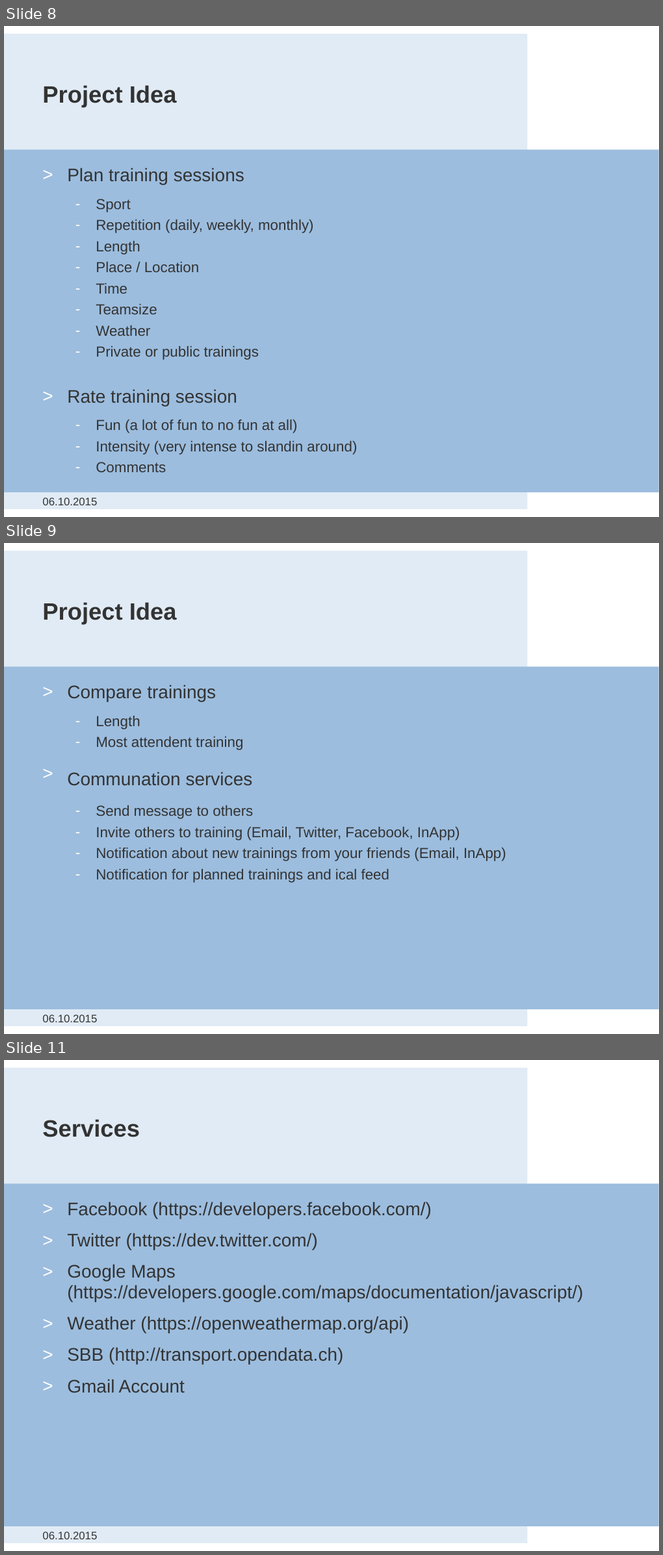
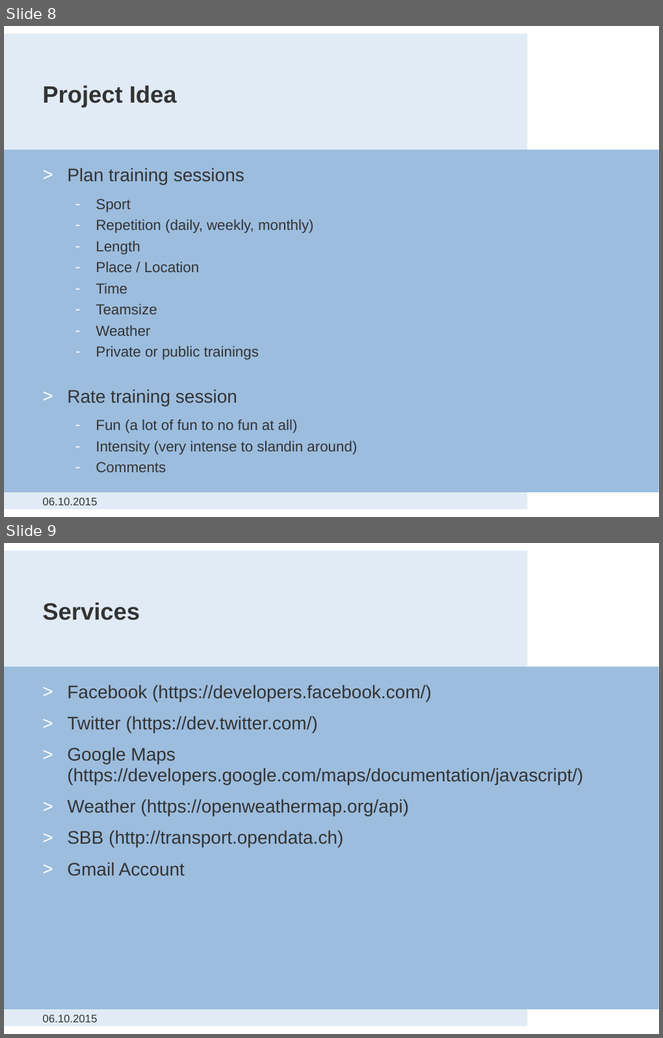
Before and after one commit to ASE15/Sporticide, a slide deck: presentations/ASE_ppt01.pptx. Shown one above the other, each under a label of ours: slides 8, 9 and 11 before the commit, slides 8 and 9 after it; the slides between them are not shown. The pictures are 663x1555 and 663x1038 pixels, drawn with LibreOffice and Linux fonts; fonts in the diff are those of the drawing; background and template pictures are left out. Boxes give left, top, right and bottom in pixels: in the first picture for what was removed or moved away, otherwise in the second. Text is boxed around its words. In the diff, an @@ line names an element or a change of style, - is before the commit and + after.

```diff
--- a/presentations/ASE_ppt01.pptx
+++ b/presentations/ASE_ppt01.pptx
@@ slide 9 removed at box(4, 543, 659, 1034), background #FFFFFF; not listed: 2 template elements that a slide beside it also shows @@
@@ title removed at box(42, 602, 177, 625) @@
-Project Idea
@@ text removed at box(67, 685, 506, 883) @@
-> Compare trainings
-  – Length
-  – Most attendent training
-> Communation services
-  – Send message to others
-  – Invite others to training (Email, Twitter, Facebook, InApp)
-  – Notification about new trainings from your friends (Email, InApp)
-  – Notification for planned trainings and ical feed
@@ text removed at box(42, 1015, 97, 1023) @@
-06.10.2015
@@ what was slide 11 is now slide 9 @@
```
Also in this commit, not shown: 1 other slide removed, 1 other file.
